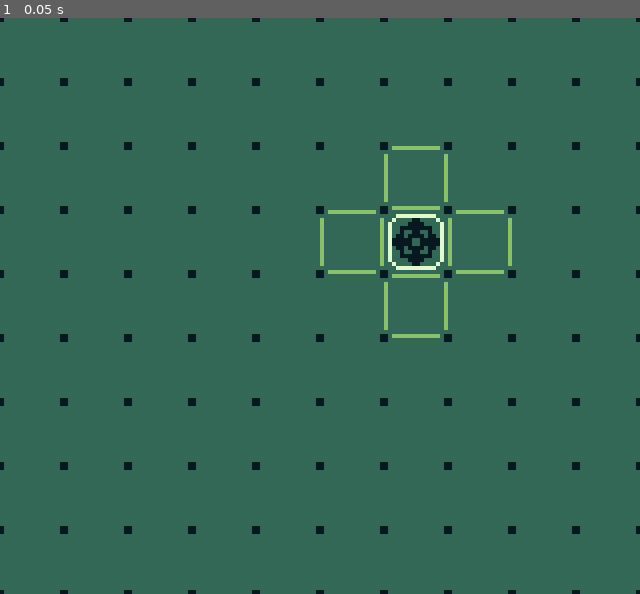
Above: before the commit, frame 1.
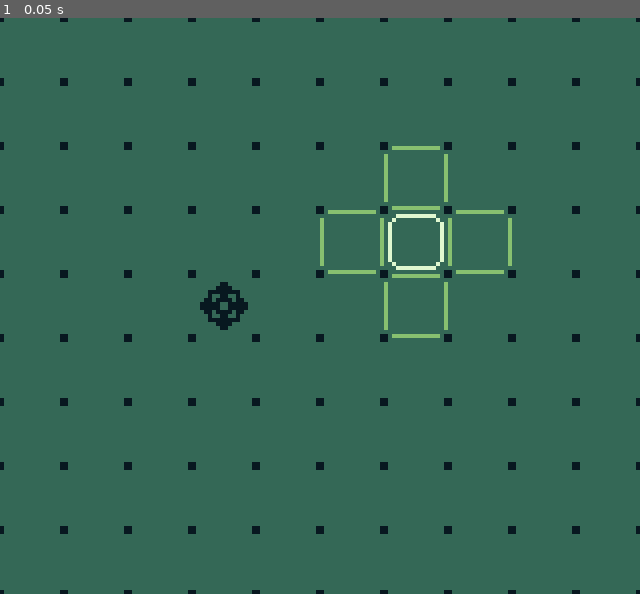
Above: after the commit, the same moment.

Repository: CivilGames/finity
Game: Godot game, scene res://level_1.tscn
The game is run twice, just before and just after one commit, with the same random seed, the same clock (stepped at 60 frames per second) and the same inputs. This scene is started directly instead of the project's main scene.
Inputs:
- Up to frame 1 (0.05 s): no input

The runs differ from the first frame. In frame 1, 0.6% of the frame differs, in the area x 31-69%, y 34-55%.

Commit message:
readme

Diff:
--- a/level_1.tscn
+++ b/level_1.tscn
@@ -92,5 +92,5 @@
 layer_0/tile_data = PackedInt32Array(0, 4, 0, 65536, 4, 0, 131072, 4, 0, 196608, 4, 0, 262144, 4, 0, 327680, 4, 0, 3932 …(1527 unchanged characters)…
 
 [node name="SpaceTile16x16Cursor" type="Sprite2D" parent="."]
-position = Vector2(104, 56)
+position = Vector2(56, 72)
 texture = ExtResource("8_x5jec")
